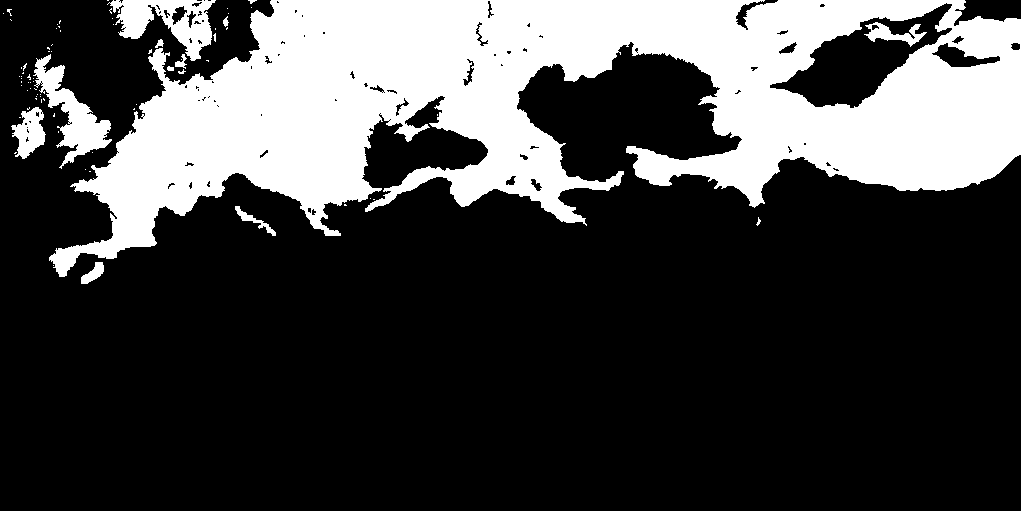
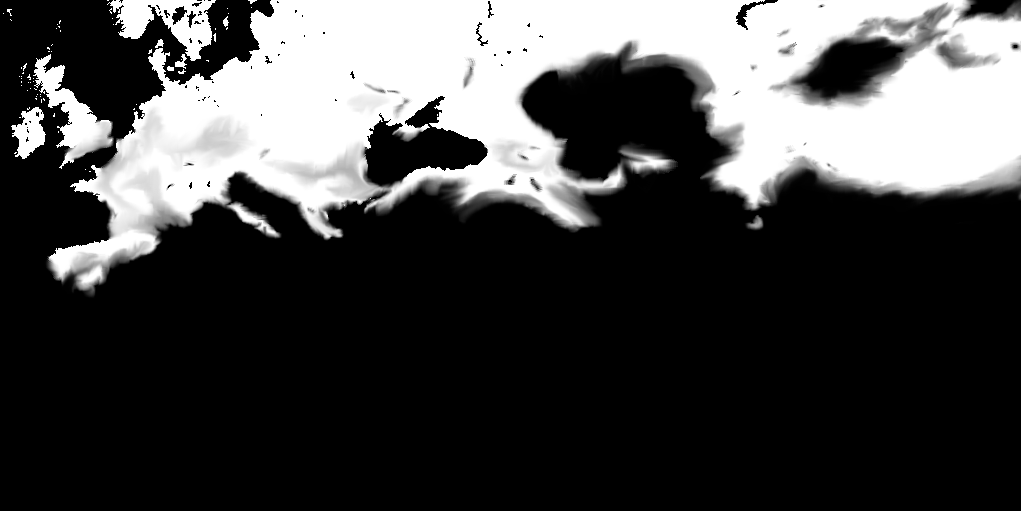
Layer changes from the first (1021, 511) image to the second:
painted on "map_snow.tga" over [45, 0, 1021, 298]
